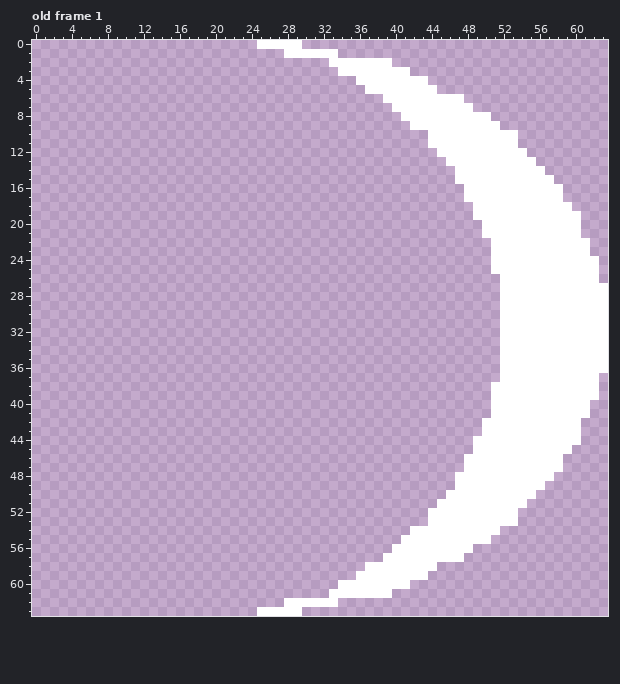
Edited in one commit: pixel-art file (The Fallen Guardian/Assets/Art/Effects/Player/Beginner/FrailSlash.aseprite). The picture above is the old version.
64x64 pixels, 5 frames. Pixels under 10% opacity are left out. Shown: old frame 1. The commit also changed other frames, which this record leaves out.
After the commit:
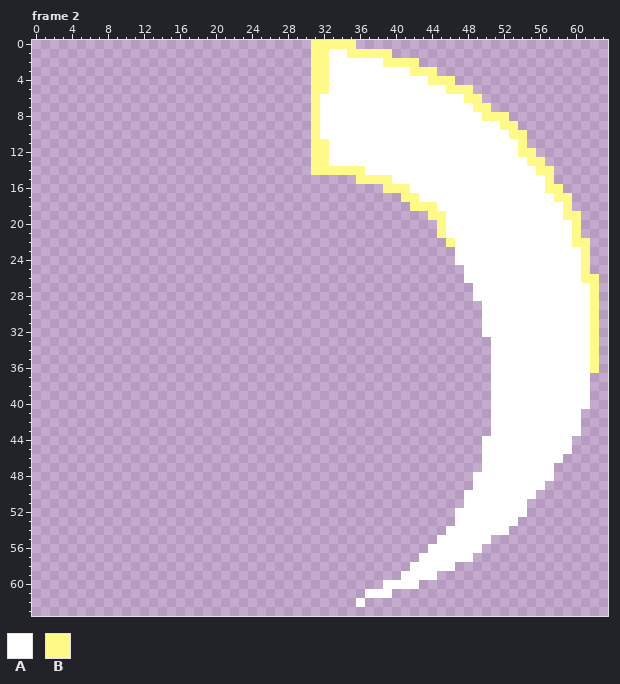
Palette (. is transparent): A #ffffff  B #fffa88
A new or re-ordered frame is compared with the old frame closest to it.
What changed:
layer "Layer 4" now hidden
layer "Main" added
layer "FX" added
frames re-ordered
Changed rows in their new state; - is an unchanged pixel.
Frame 2 against old frame 1:
first column x 25:
 0 .....-BBBBB----------------------------
 1 ---...BB-ABBBBB------------------------
 2 ------BB------BBBB---------------------
 3 ------BBA--------BBB-------------------
 4 ------BBAAA--------BBB-----------------
 5 ------BBAAAA--------ABBB---------------
 6 ------BAAAAAAA---------BB--------------
 7 ------BAAAAAAAA---------BB-------------
 8 ------BAAAAAAAAA---------BBB-----------
 9 ------BAAAAAAAAAA----------BB----------
10 ------BAAAAAAAAAAAA---------BB---------
11 ------BBAAAAAAAAAAA----------B---------
12 ------BBAAAAAAAAAAAA---------BB--------
13 ------BBAAAAAAAAAAAAA---------BB-------
14 ------BBBBBBAAAAAAAAAA---------BB------
15 -----------BBBBAAAAAAA----------B------
16 --------------BBBAAAAAA---------BB-----
17 ----------------BBAAAAA----------BB----
18 -----------------BBBAAAA----------B----
19 -------------------BBAAA----------BB---
20 --------------------BAAAA----------B---
21 --------------------BAAAA----------B---
22 ---------------------BAAAA---------BB--
23 ----------------------AAAA----------B--
24 ----------------------AAAA----------B.-
25 -----------------------AAA----------B.-
26 -----------------------AAAA---------BB-
27 ------------------------AAA----------B.
28 ------------------------AAA----------B.
29 -------------------------AA----------B.
30 -------------------------AA----------B.
31 -------------------------AA----------B.
32 -------------------------AA----------B.
33 --------------------------A----------B.
34 --------------------------A----------B.
35 --------------------------A----------B.
36 --------------------------A----------B.
37 --------------------------A----------.-
38 -------------------------------------.-
39 -------------------------------------.-
41 ------------------------------------.--
42 -------------------------.-------------
43 -------------------------.-------------
44 ------------------------.----------.---
45 ------------------------.--------------
46 -----------------------..--------------
47 -----------------------..--------.-----
48 ----------------------..---------------
49 ----------------------..---------------
50 ---------------------..----------------
51 --------------------...----------------
52 -------------------...-------A---------
53 -------------------...-----------------
54 -----------------....------A-----------
55 ----------------....-------------------
56 ---------------....-----A--------------
57 --------------....-----A---------------
58 ------------.....---AA-----------------
59 -----------.....---A-------------------
60 ---------.....---A---------------------
61 --------....---------------------------
62 ---......--A---------------------------
63 .....----------------------------------
